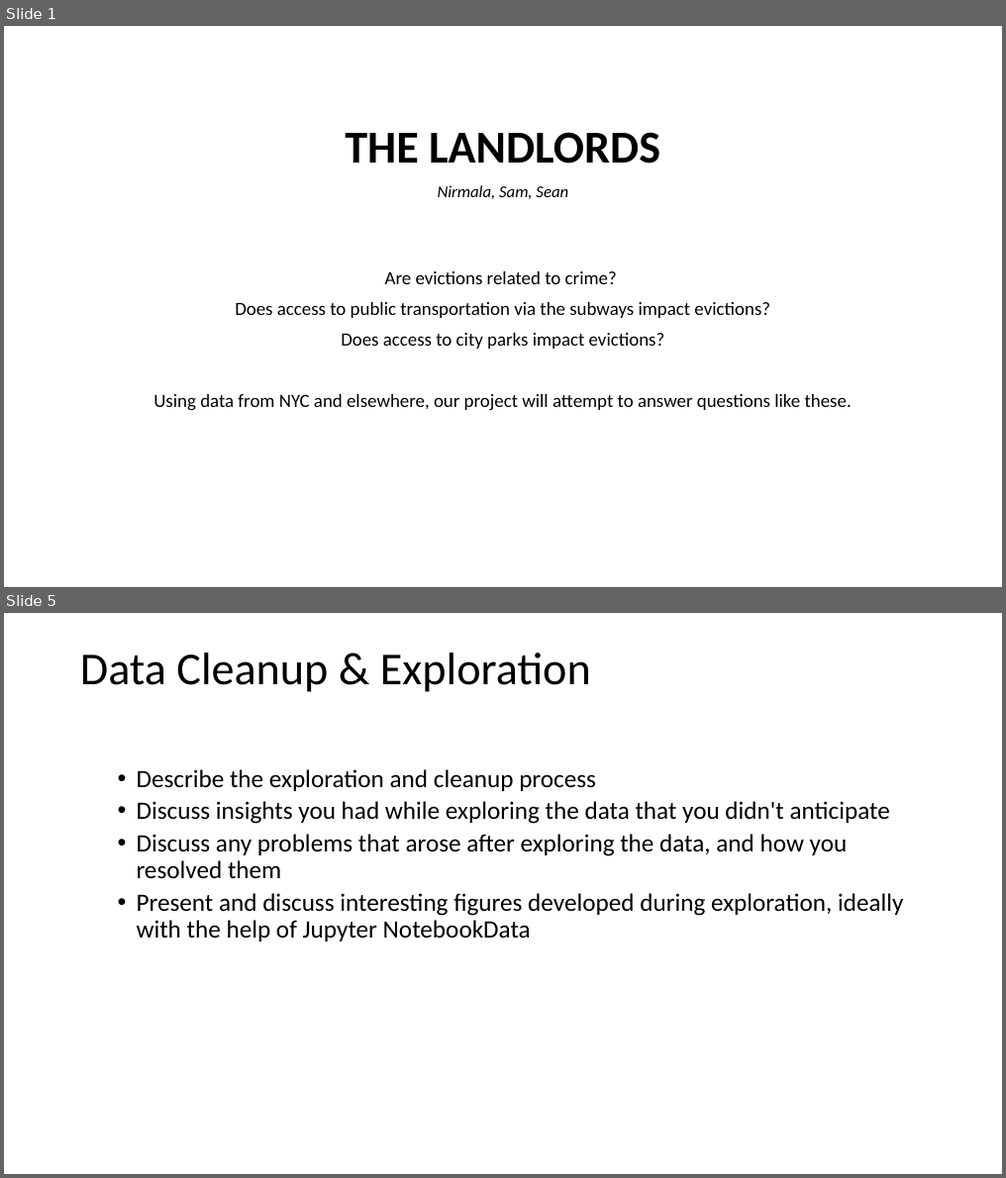
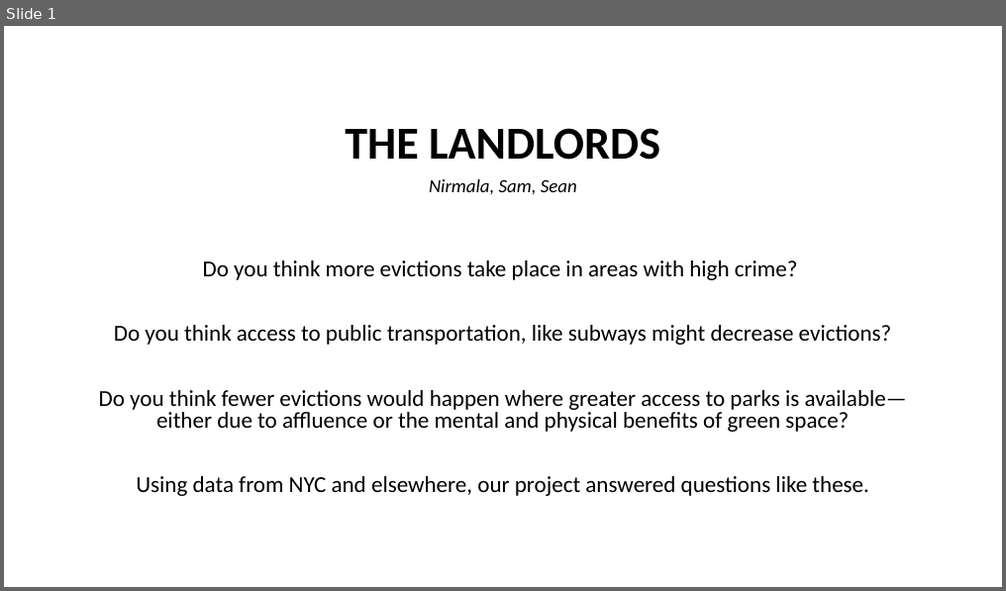
Before and after one commit to smaups/Project_1, a slide deck: proposal.pptx. Shown one above the other, each under a label of ours: slides 1 and 5 before the commit, slide 1 after it; the slides between them are not shown. The pictures are 1006x1178 and 1006x591 pixels, drawn with LibreOffice and Linux fonts; fonts in the diff are those of the drawing. Boxes give left, top, right and bottom in pixels: in the first picture for what was removed or moved away, otherwise in the second. Text is boxed around its words. In the diff, an @@ line names an element or a change of style, - is before the commit and + after.

```diff
--- a/proposal.pptx
+++ b/proposal.pptx
@@ slide 5 removed at bbox=[4, 613, 1002, 1174], background #FFFFFF @@
@@ title removed at bbox=[80, 653, 591, 692] @@
-Data Cleanup & Exploration
@@ text removed at bbox=[137, 769, 904, 942] @@
-  • Describe the exploration and cleanup process
-  • Discuss insights you had while exploring the data that you didn't anticipate
-  • Discuss any problems that arose after exploring the data, and how you resolved them
-  • Present and discuss interesting figures developed during exploration, ideally with the help of Jupyter NotebookData
@@ slide 1 changed as well @@
@@ text at bbox=[345, 128, 660, 194]: size 16 to 18 pt in "Nirmala, Sam, Sean"; line spacing 0.9 to 0.8 @@
@@ text at bbox=[99, 261, 907, 496]: text changed; size 18 to 22 pt @@
-Are evictions related to crime?
-Does access to public transportation via the subways impact evictions?
-Does access to city parks impact evictions?
-Using data from NYC and elsewhere, our project will attempt to answer questions like these.
+Do you think more evictions take place in areas with high crime?
+Do you think access to public transportation, like subways might decrease evictions?
+Do you think fewer evictions would happen where greater access to parks is available—either due to affluence or the mental and physical benefits of green space?
+Using data from NYC and elsewhere, our project answered questions like these.
```
Also in this commit, not shown: 5 other slides changed, 3 slides added, 1 other slide removed, 2 other files.
